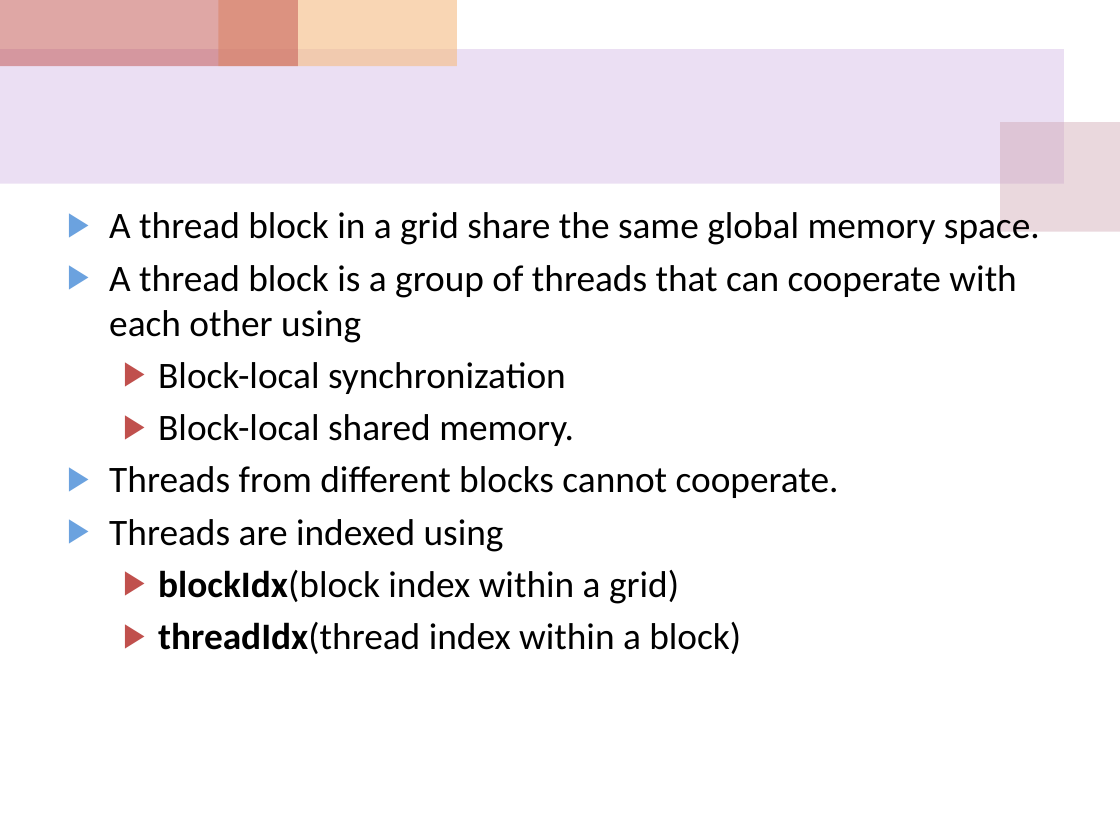
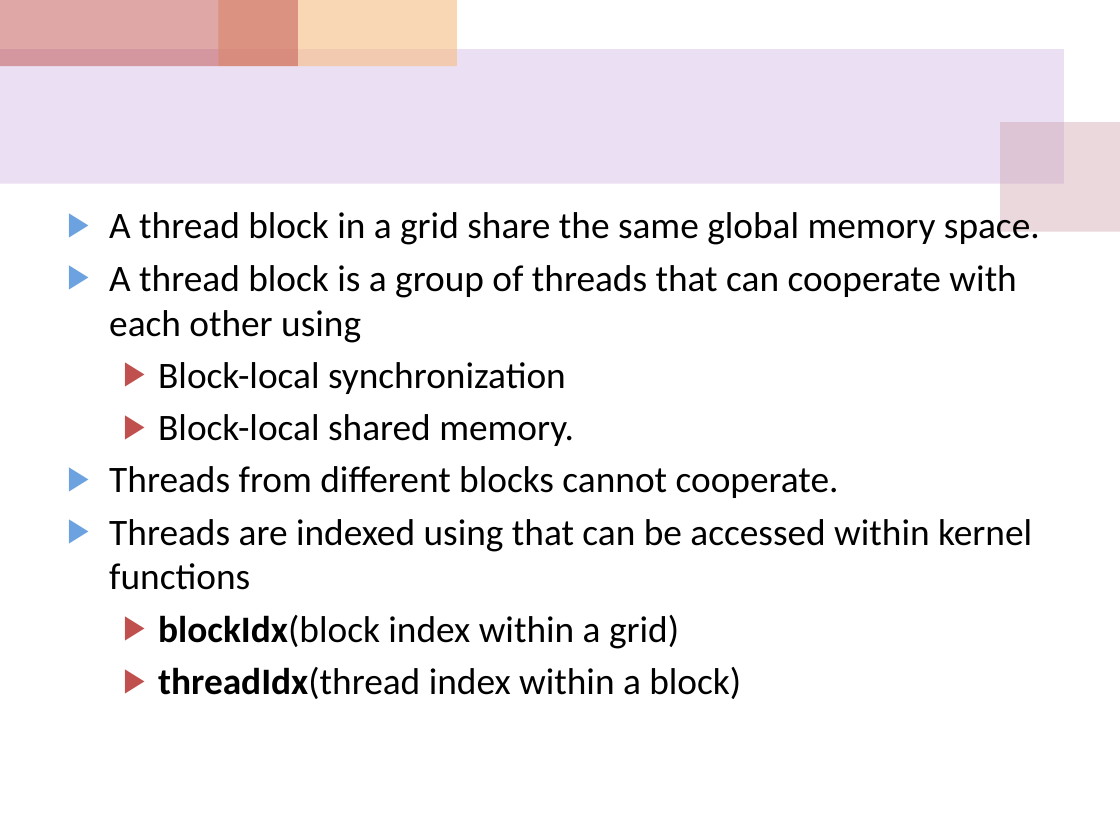
Before and after one commit to cocojk/major, a slide deck: slide 9 of gpu/EE817 Lecture 3 CUDA execution model.pptx. Drawn at 1120x840 pixels with LibreOffice and Linux fonts; fonts in the diff are those of the drawing. Boxes give left, top, right and bottom in pixels: in the first picture for what was removed or moved away, otherwise in the second. Text is boxed around its words. In the diff, an @@ line names an element or a change of style, - is before the commit and + after.

```diff
--- a/gpu/EE817 Lecture 3 CUDA execution model.pptx
+++ b/gpu/EE817 Lecture 3 CUDA execution model.pptx
@@ text at <box>109,519,1032,590</box>: text changed @@
-▶ Threads are indexed using
+▶ Threads are indexed using that can be accessed within kernel functions
```
Also in this commit, not shown: 2 other slides changed, 10 other files.
